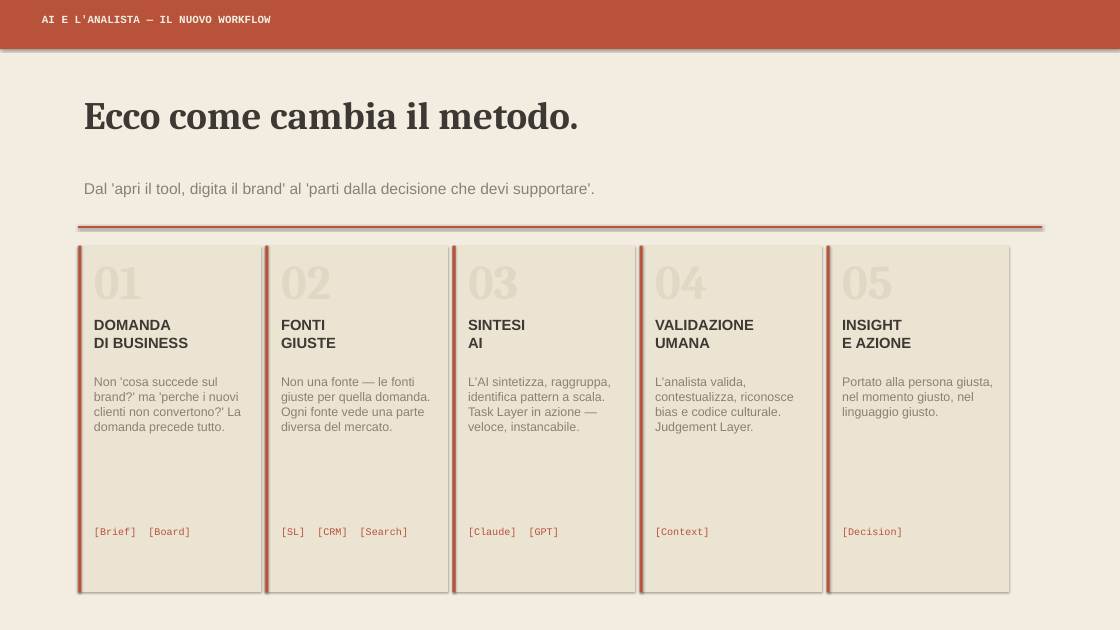
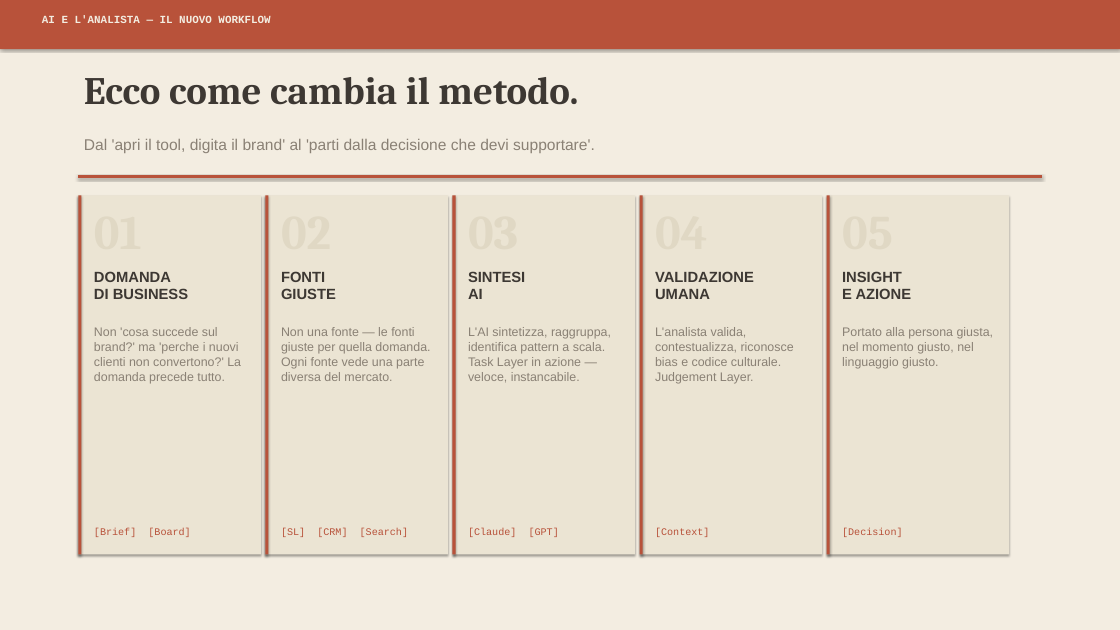
Before and after one commit to vincenzom1986/Test, a slide deck: slide 14 of Social_Listening_Speech_FINAL_v4.pptx. Drawn at 1120x630 pixels with LibreOffice and Linux fonts; fonts in the diff are those of the drawing. Boxes give left, top, right and bottom in pixels: in the first picture for what was removed or moved away, otherwise in the second. Text is boxed around its words. In the diff, an @@ line names an element or a change of style, - is before the commit and + after.

```diff
--- a/Social_Listening_Speech_FINAL_v4.pptx
+++ b/Social_Listening_Speech_FINAL_v4.pptx
@@ text "Ecco come cambia il metodo." moved from (x1=84, y1=102, x2=578, y2=130) to (x1=84, y1=77, x2=578, y2=105) @@
@@ text "Dal 'apri il tool, digita ..." moved from (x1=84, y1=183, x2=595, y2=197) to (x1=84, y1=139, x2=595, y2=153) @@
@@ 10 texts, 1 line moved together from (x1=78, y1=227, x2=1042, y2=434) to (x1=78, y1=176, x2=1042, y2=384) @@
@@ rectangle resized from (x1=78, y1=246, x2=261, y2=592) to (x1=78, y1=195, x2=261, y2=554) @@
@@ rectangle resized from (x1=78, y1=246, x2=82, y2=592) to (x1=78, y1=195, x2=82, y2=554) @@
@@ rectangle resized from (x1=265, y1=246, x2=448, y2=592) to (x1=265, y1=195, x2=448, y2=554) @@
@@ rectangle resized from (x1=265, y1=246, x2=269, y2=592) to (x1=265, y1=195, x2=269, y2=554) @@
@@ rectangle resized from (x1=452, y1=246, x2=635, y2=592) to (x1=452, y1=195, x2=635, y2=554) @@
@@ rectangle resized from (x1=452, y1=246, x2=456, y2=592) to (x1=452, y1=195, x2=456, y2=554) @@
@@ rectangle resized from (x1=640, y1=246, x2=822, y2=592) to (x1=640, y1=195, x2=822, y2=554) @@
@@ rectangle resized from (x1=640, y1=246, x2=643, y2=592) to (x1=640, y1=195, x2=643, y2=554) @@
@@ rectangle resized from (x1=827, y1=246, x2=1009, y2=592) to (x1=827, y1=195, x2=1009, y2=554) @@
@@ rectangle resized from (x1=827, y1=246, x2=830, y2=592) to (x1=827, y1=195, x2=830, y2=554) @@
```
Also in this commit, not shown: 14 other slides changed.
